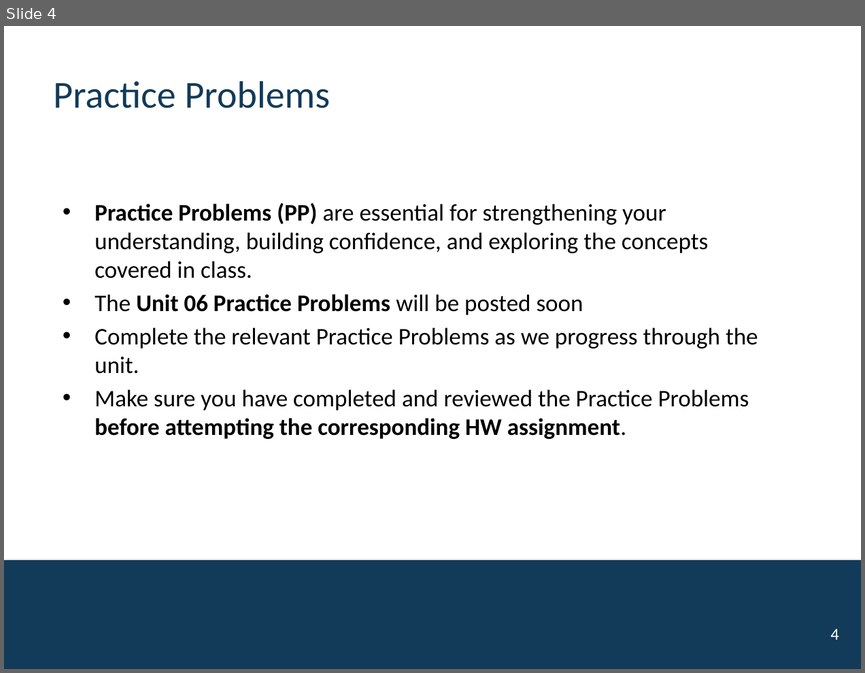
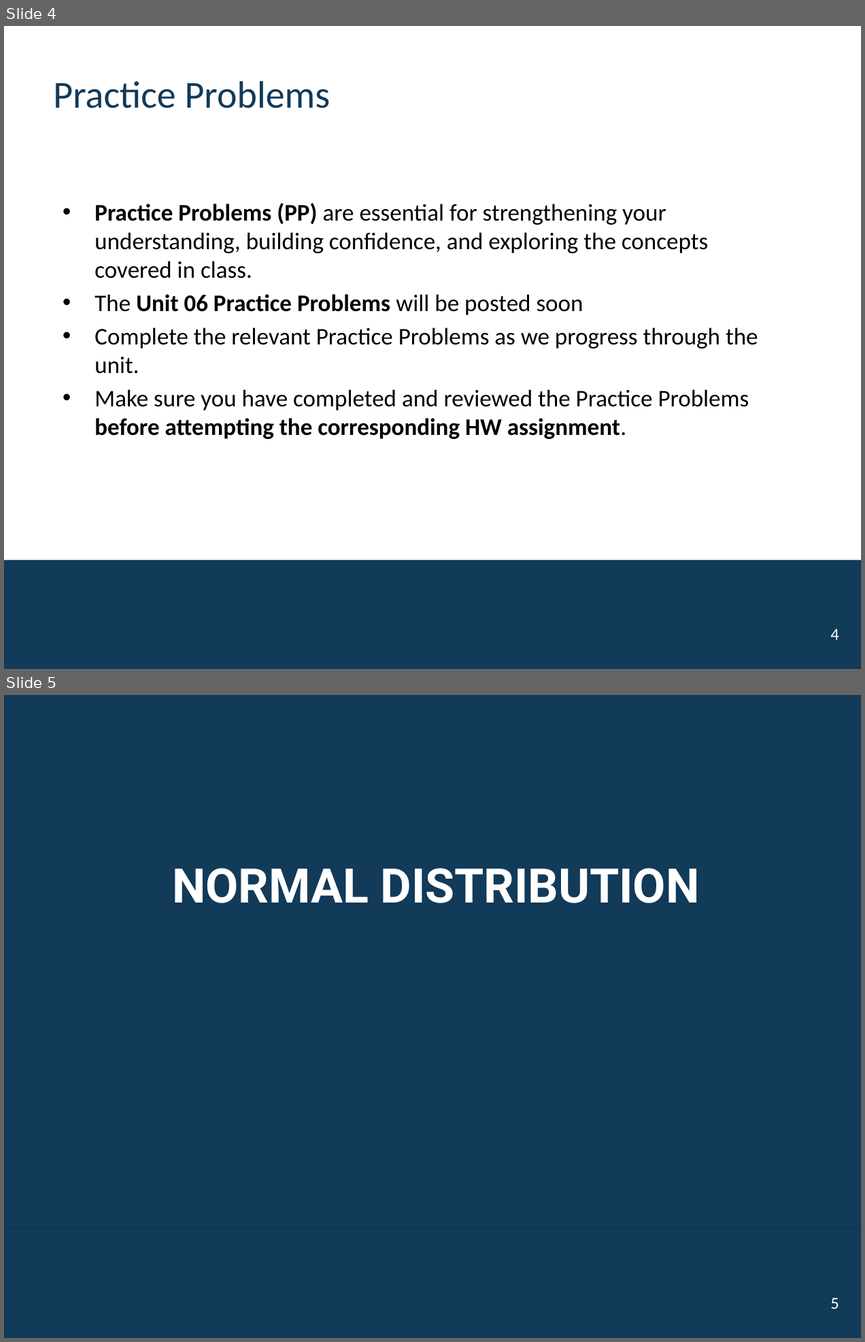
Before and after one commit to mutasim221B/CWRU-STAT-312-Fall-26, a slide deck: docs/activities/Unit-06-Normal-CTL.pptx. Shown one above the other, each under a label of ours: slide 4 before the commit, slides 4 and 5 after it. The pictures are 865x673 and 865x1342 pixels, drawn with LibreOffice and Linux fonts; fonts in the diff are those of the drawing; background and template pictures are left out. Boxes give left, top, right and bottom in pixels: in the first picture for what was removed or moved away, otherwise in the second. Text is boxed around its words. In the diff, an @@ line names an element or a change of style, - is before the commit and + after.

```diff
--- a/docs/activities/Unit-06-Normal-CTL.pptx
+++ b/docs/activities/Unit-06-Normal-CTL.pptx
@@ slide 5 added at (4,695,861,1338), background #123A59; not listed: 1 template element that a slide beside it also shows @@
@@ title added at (172,868,700,903), 40 pt, text #FFFFFF, bold @@
+NORMAL DISTRIBUTION
@@ page number added at (830,1297,838,1308), 14 pt, text #FFFFFF @@
+5
```
Also in this commit, not shown: 10 other slides added, 13 other files.
